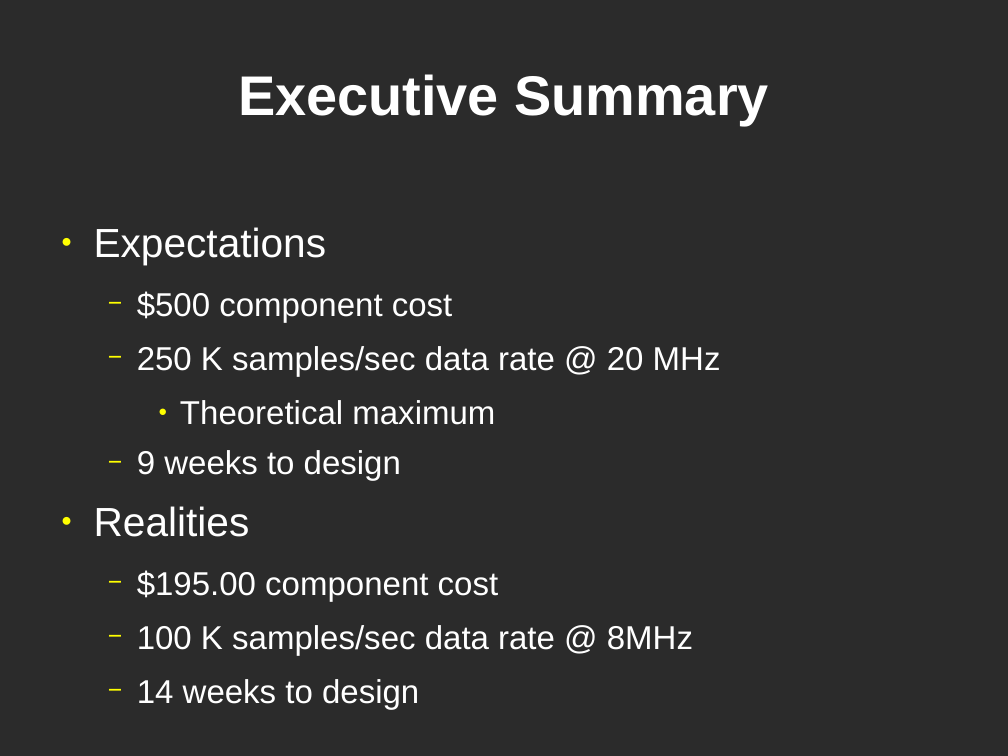
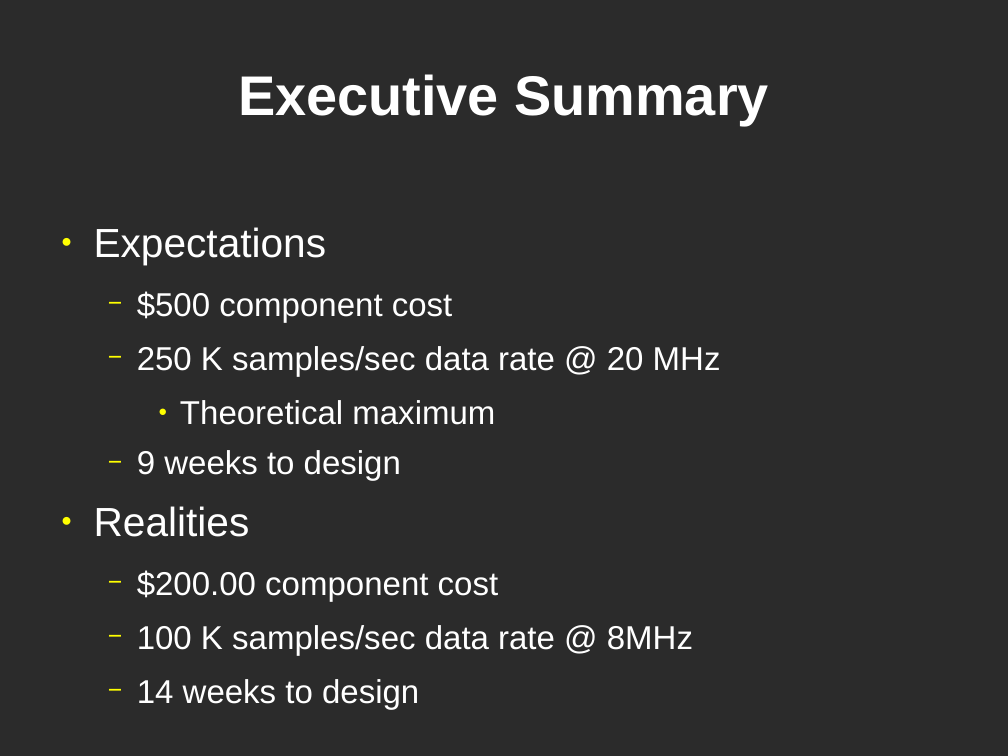
Before and after one commit to lordofhyphens/ece495a, a slide deck: slide 1 of final_presentation/Exec_sum2.odp. Drawn at 1008x756 pixels with LibreOffice and Linux fonts; fonts in the diff are those of the drawing; background and template pictures are left out; a plain dark background stands for a picture behind light text. Boxes give left, top, right and bottom in pixels: in the first picture for what was removed or moved away, otherwise in the second. Text is boxed around its words. In the diff, an @@ line names an element or a change of style, - is before the commit and + after.

```diff
--- a/final_presentation/Exec_sum2.odp
+++ b/final_presentation/Exec_sum2.odp
@@ text at bbox=[137, 570, 499, 602]: text changed @@
-  − $195.00 component cost
+  − $200.00 component cost
```
Also in this commit, not shown: 15 other files.
